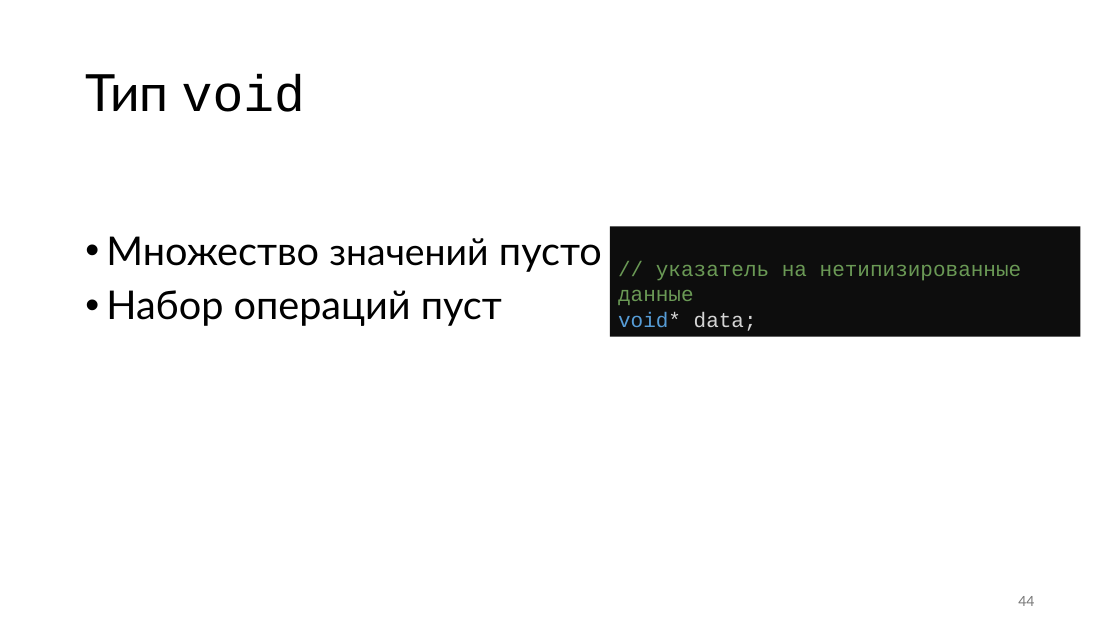
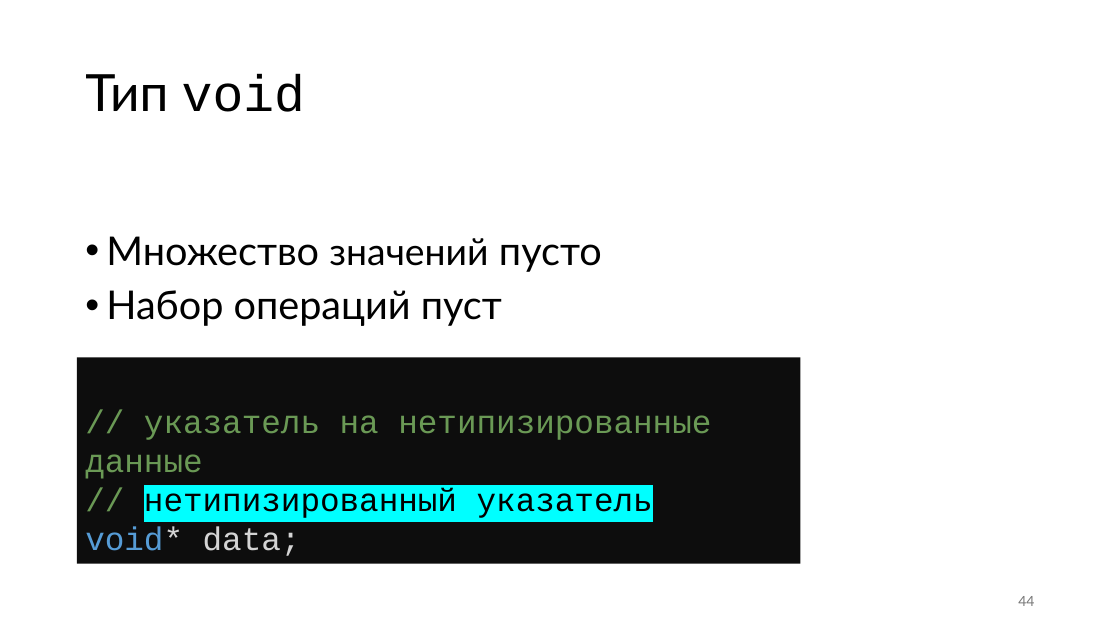
Before and after one commit to Evgueni-Petrov-aka-espetrov/Algorithms-and-Programming-in-C-pptx, a slide deck: slide 44 of 001 Типы языка Си.pptx. Drawn at 1120x630 pixels with LibreOffice and Linux fonts; fonts in the diff are those of the drawing. Boxes give left, top, right and bottom in pixels: in the first picture for what was removed or moved away, otherwise in the second. Text is boxed around its words. In the diff, an @@ line names an element or a change of style, - is before the commit and + after.

Commit message:
добавил про нетипизированный указатель

```diff
--- a/001 Типы языка Си.pptx
+++ b/001 Типы языка Си.pptx
@@ rectangle "// указатель на нетипизированные данные": place and size @@
-rectangle "// указатель на нетипизированные данные" at [610, 226, 1081, 336]
+rectangle "// указатель на нетипизированные данные" at [77, 357, 801, 564]
@@ text in rectangle at [85, 415, 711, 556]: size 18 to 28 pt in "// указатель на нетипизированные данные", "void* data;" @@
@@ text in rectangle at [144, 488, 653, 518]: paragraph added @@
+// нетипизированный указатель
```
